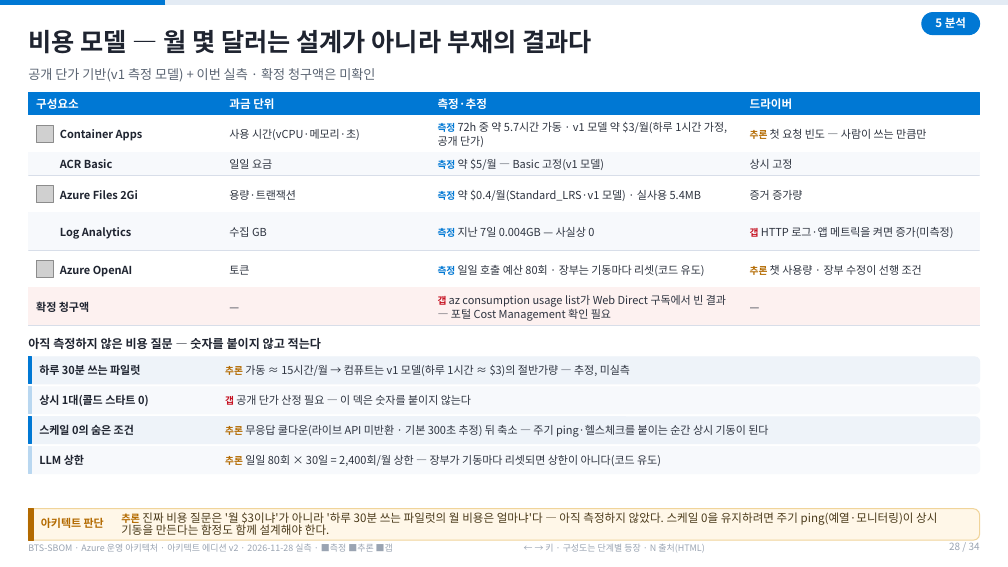
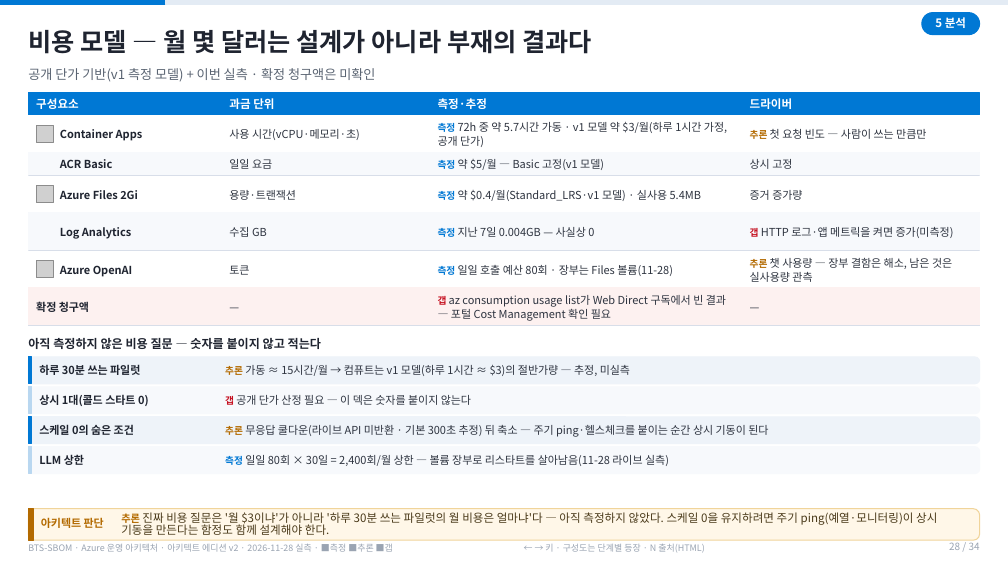
Before and after one commit to Jack-Hwang/beyondthesecurity-sbom, a slide deck: slide 28 of docs/AZURE_OPERATIONS_OVERVIEW.pptx. Drawn at 1008x567 pixels with LibreOffice and Linux fonts; fonts in the diff are those of the drawing; grey boxes stand for pictures. Boxes give left, top, right and bottom in pixels: in the first picture for what was removed or moved away, otherwise in the second. Text is boxed around its words. In the diff, an @@ line names an element or a change of style, - is before the commit and + after.

```diff
--- a/docs/AZURE_OPERATIONS_OVERVIEW.pptx
+++ b/docs/AZURE_OPERATIONS_OVERVIEW.pptx
@@ text at [438,265,673,276]: text changed @@
-측정 일일 호출 예산 80회 · 장부는 기동마다 리셋(코드 유도)
+측정 일일 호출 예산 80회 · 장부는 Files 볼륨(11-28)
@@ text at [750,258,952,282]: text changed @@
-추론 챗 사용량 · 장부 수정이 선행 조건
+추론 챗 사용량 — 장부 결함은 해소, 남은 것은 실사용량 관측
@@ text at [225,455,669,466]: text changed @@
-추론 일일 80회 × 30일 = 2,400회/월 상한 — 장부가 기동마다 리셋되면 상한이 아니다(코드 유도)
+측정 일일 80회 × 30일 = 2,400회/월 상한 — 볼륨 장부로 리스타트를 살아남음(11-28 라이브 실측)
```
Also in this commit, not shown: 17 other slides changed, 4 other files.
